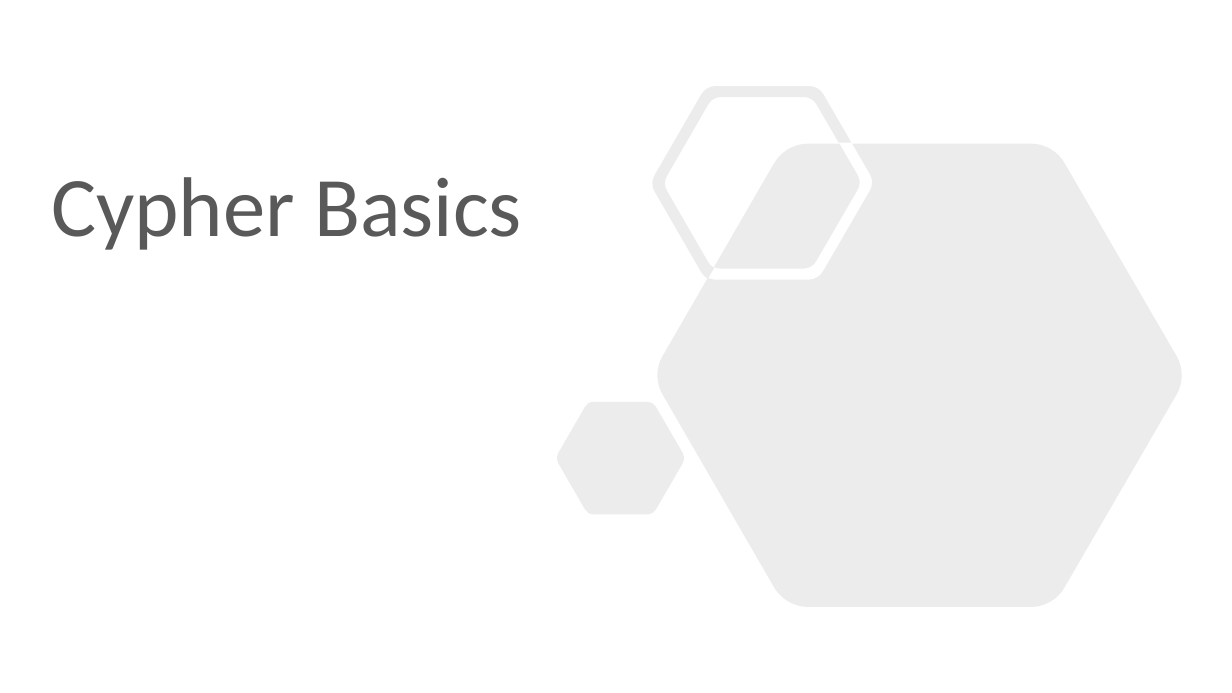
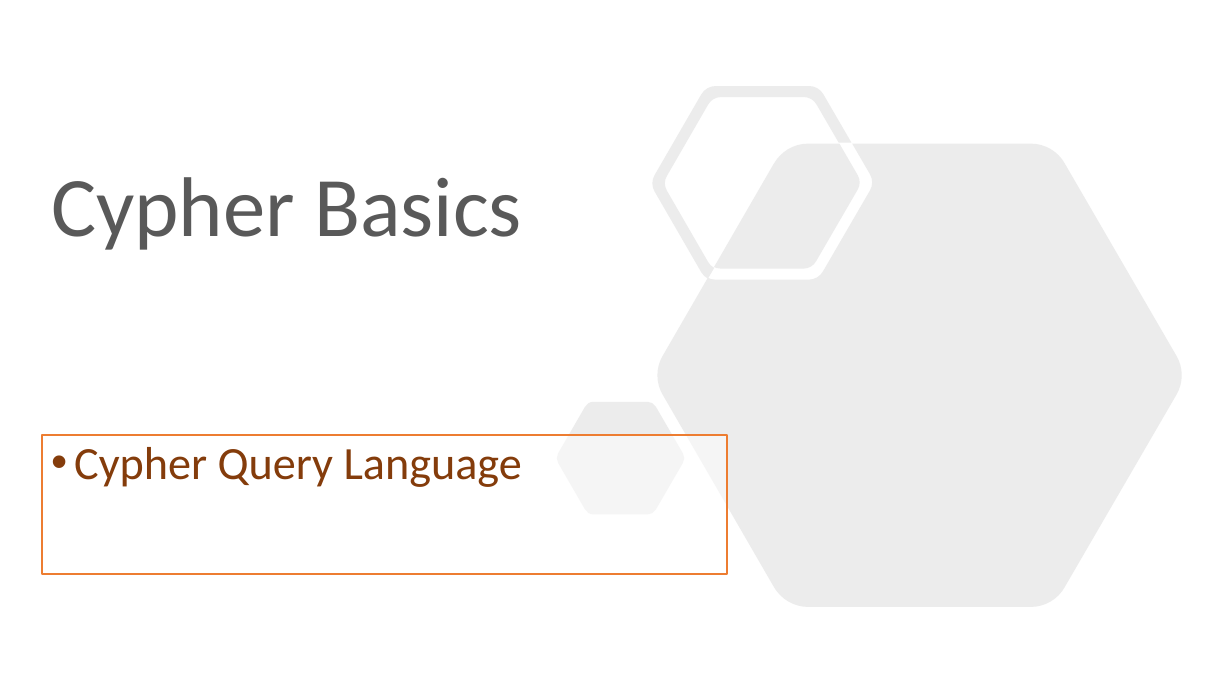
Before and after one commit to mafudge/ist769-old, a slide deck: slide 17 of content/I-Graph/I-Graph.pptx (slide 15 before the commit). Drawn at 1232x693 pixels with LibreOffice and Linux fonts; fonts in the diff are those of the drawing. Boxes give left, top, right and bottom in pixels: in the first picture for what was removed or moved away, otherwise in the second. Text is boxed around its words. In the diff, an @@ line names an element or a change of style, - is before the commit and + after.

```diff
--- a/content/I-Graph/I-Graph.pptx
+++ b/content/I-Graph/I-Graph.pptx
@@ subtitle added at [42, 434, 727, 574], fill #FFFFFF at 50% opacity, outline #ED7D31 1.5 pt, 36 pt, text #843C0B @@
+• Cypher Query Language
```
Also in this commit, not shown: 7 other slides changed, 19 slides added, 9 slides removed, 4 other files.
